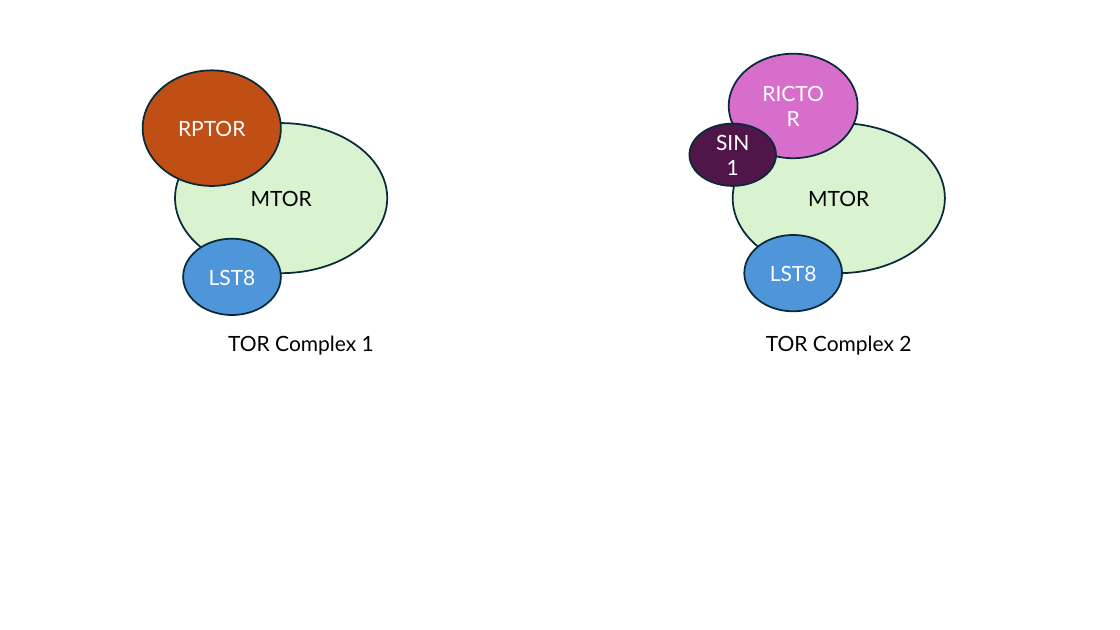
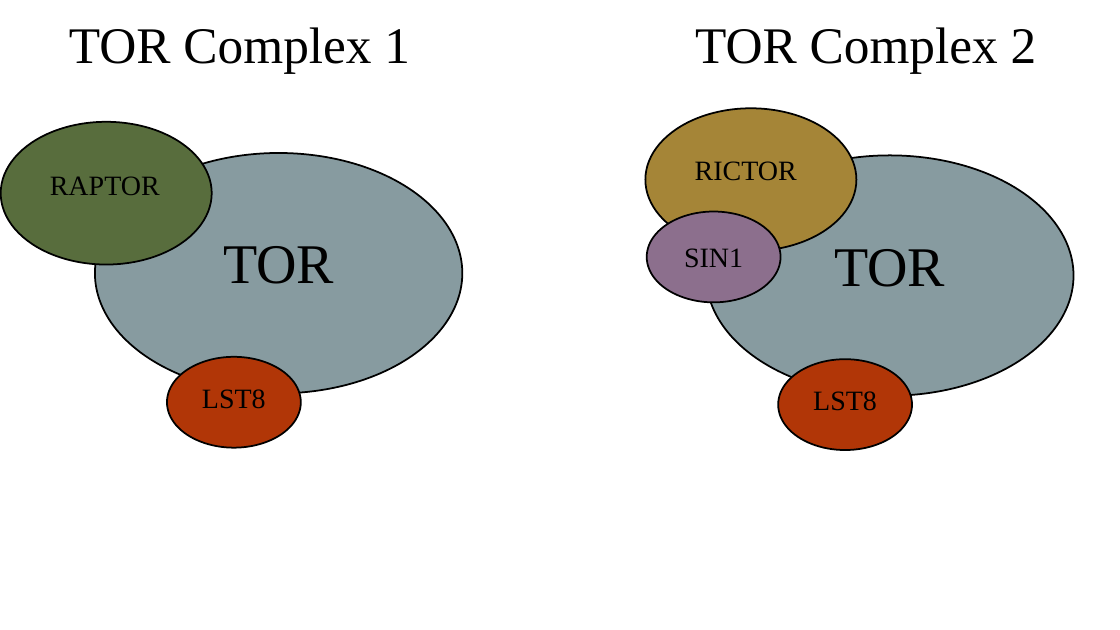
Before and after one commit to Dellaraam/TOR_phylogenetics, a slide deck: slide 7 of Images/Figures_PPT/Prototype_Rictor_Diagram_Stramenopiles.pptx (slide 3 before the commit). Drawn at 1120x630 pixels with LibreOffice and Linux fonts; fonts in the diff are those of the drawing. Boxes give left, top, right and bottom in pixels: in the first picture for what was removed or moved away, otherwise in the second. Text is boxed around its words. In the diff, an @@ line names an element or a change of style, - is before the commit and + after.

```diff
--- a/Images/Figures_PPT/Prototype_Rictor_Diagram_Stramenopiles.pptx
+++ b/Images/Figures_PPT/Prototype_Rictor_Diagram_Stramenopiles.pptx
@@ text "TOR Complex 1" moved from (x1=228, y1=335, x2=374, y2=355) to (x1=69, y1=27, x2=410, y2=74) @@
@@ text "TOR Complex 1" at (x1=69, y1=27, x2=410, y2=74): size 18 to 44 pt, font Lato to Times New Roman @@
@@ text "TOR Complex 2" at (x1=695, y1=27, x2=1037, y2=74): size 18 to 44 pt, font Lato to Times New Roman @@
@@ text "TOR Complex 2" moved from (x1=766, y1=335, x2=911, y2=355) to (x1=695, y1=27, x2=1037, y2=74) @@
@@ ellipse removed at (x1=143, y1=71, x2=281, y2=187) @@
-RPTOR
@@ ellipse added at (x1=645, y1=108, x2=856, y2=251), fill #A58537, outline #000000 1.5 pt @@
@@ ellipse added at (x1=1, y1=122, x2=212, y2=265), fill #586D3D, outline #000000 1.5 pt @@
@@ ellipse removed at (x1=175, y1=124, x2=387, y2=274) @@
-MTOR
@@ text "RICTOR" moved from (x1=729, y1=54, x2=858, y2=158) to (x1=695, y1=161, x2=797, y2=181) @@
@@ text "RICTOR" at (x1=695, y1=161, x2=797, y2=181): size 18 to 24 pt, font Lato to Times New Roman, text colour #FFFFFF to #000000; vertical alignment middle to top; fill #D86ECC to none; outline #092A39 1.5 pt to none @@
@@ ellipse removed at (x1=733, y1=124, x2=945, y2=274) @@
-MTOR
@@ text added at (x1=50, y1=176, x2=160, y2=195), 24 pt, text #000000 @@
+RAPTOR
@@ ellipse added at (x1=95, y1=153, x2=462, y2=393), fill #879BA0, outline #000000 1.5 pt @@
@@ ellipse added at (x1=707, y1=155, x2=1074, y2=396), fill #879BA0, outline #000000 1.5 pt @@
@@ text "SIN1" moved from (x1=690, y1=124, x2=776, y2=186) to (x1=684, y1=248, x2=743, y2=267) @@
@@ text "SIN1" at (x1=684, y1=248, x2=743, y2=267): size 18 to 24 pt, font Lato to Times New Roman, text colour #FFFFFF to #000000; vertical alignment middle to top; fill #501649 to none; outline #092A39 1.5 pt to none @@
@@ ellipse added at (x1=647, y1=212, x2=781, y2=302), fill #8C6F8D, outline #000000 1.5 pt @@
@@ text added at (x1=223, y1=246, x2=334, y2=284), 48 pt, text #000000 @@
+TOR
@@ text added at (x1=834, y1=249, x2=945, y2=287), 48 pt, text #000000 @@
+TOR
@@ ellipse added at (x1=167, y1=357, x2=301, y2=448), fill #B13607, outline #000000 1.5 pt @@
@@ text "LST8" moved from (x1=183, y1=239, x2=281, y2=315) to (x1=202, y1=389, x2=266, y2=409) @@
@@ text "LST8" at (x1=202, y1=389, x2=266, y2=409): size 18 to 24 pt, font Lato to Times New Roman, text colour #FFFFFF to #000000; vertical alignment middle to top; fill #4E95D9 to none; outline #092A39 1.5 pt to none @@
@@ text "LST8" at (x1=813, y1=391, x2=877, y2=411): size 18 to 24 pt, font Lato to Times New Roman, text colour #FFFFFF to #000000; vertical alignment middle to top; fill #4E95D9 to none; outline #092A39 1.5 pt to none @@
@@ text "LST8" moved from (x1=744, y1=235, x2=842, y2=312) to (x1=813, y1=391, x2=877, y2=411) @@
@@ ellipse added at (x1=778, y1=360, x2=912, y2=450), fill #B13607, outline #000000 1.5 pt @@
```
Also in this commit, not shown: 1 other slide changed, 4 slides added, 1 slide removed.
